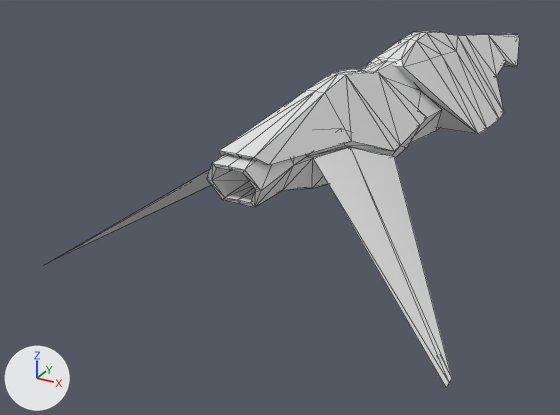
What one commit did to the FBX model Assets/Content/Ships/Xpand/NX2000/NX2000.FBX.
One viewpoint serves both versions: a camera (50 mm lens) standing at (5.62, -16.04, 4.78) and looking at (-2.37, -1.52, -2.48). Every picture has the same lights, and +X, +Y and +Z are marked at lower left. Mesh edges are drawn as thin lines. Materials are left out; every surface is plain grey. Vertices at the same position are counted once.

Names of what the first picture shows: 'NX2000'.
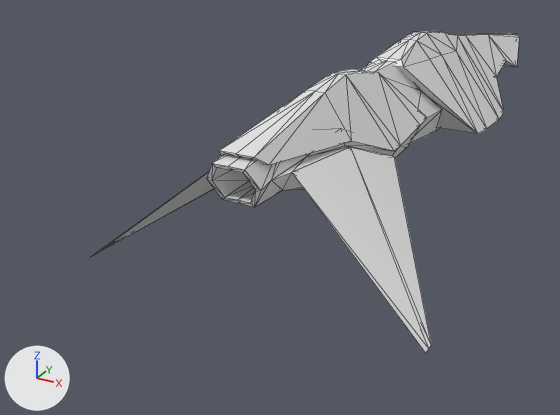
What differs and where, as boxes [x1, y1, x2, y2] in the pictures (560 x 415 px):
'NX2000', reshaped (9% narrower, 10% shorter)
    before: [50, 31, 519, 388]
    after: [94, 31, 519, 353]
part 1 of me_mesh, built on
    before: [50, 147, 452, 388]
    after: [94, 147, 431, 353]

The change, as a list of edits to the scene's bpy script:
```text
Change me_mesh:
    where me_mesh.from_pydata(...)  # 215 vertices, 360 faces; spans x -3.5..3.5, y -7.7..9.8, z -1.4..1.4
    used by ob_nx2000; location = (0.0, 0.0, 0.0)
    verts and faces of me_mesh; kept vertices keep their numbers, new ones are numbered from 215
    before: 49 (-3.5, -7.7, -1.4), 51 (-0.6, -5.8, 0.6), 52 (-3.5, -7.5, -1.4) at pixel (53, 259), 54 (-3.5, -7.6, -1.4) at pixel (49, 262), 107 (3.5, -7.5, -1.4) at pixel (451, 378)
    before: 110 (3.5, -7.6, -1.4) at pixel (449, 382), 112 (0.6, -5.8, 0.6) at pixel (312, 157), 113 (3.5, -7.7, -1.4) at pixel (446, 387), 140 (-0.5, -6.2, 0.6), 159 (-0.6, -5.8, 0.6)
    before: 185 (0.5, -6.2, 0.6) at pixel (293, 165), 187 (0.6, -5.8, 0.6) at pixel (312, 158)
    me_mesh part 1
    add delete_vertices([113])  # with the faces that use them
    add for i in [49, 52, 54]: verts[i] += (0.5, 0.6, 0.0)
    add for i in [51, 112, 140, 159, 185, 187]: verts[i] += (0.0, -0.7, 0.0)
    add verts[107] = (3.0, -6.9, -1.4)  # moved, pixel (431, 344)
    add verts[110] = (3.0, -7.0, -1.4)  # moved, pixel (428, 348)
    add verts[215] = (3.0, -7.1, -1.4)  # pixel (425, 353)
    add verts[216] = (3.0, -7.1, -1.4)  # pixel (425, 353)
    add faces += [(110, 216, 112), (112, 216, 215)]
```
